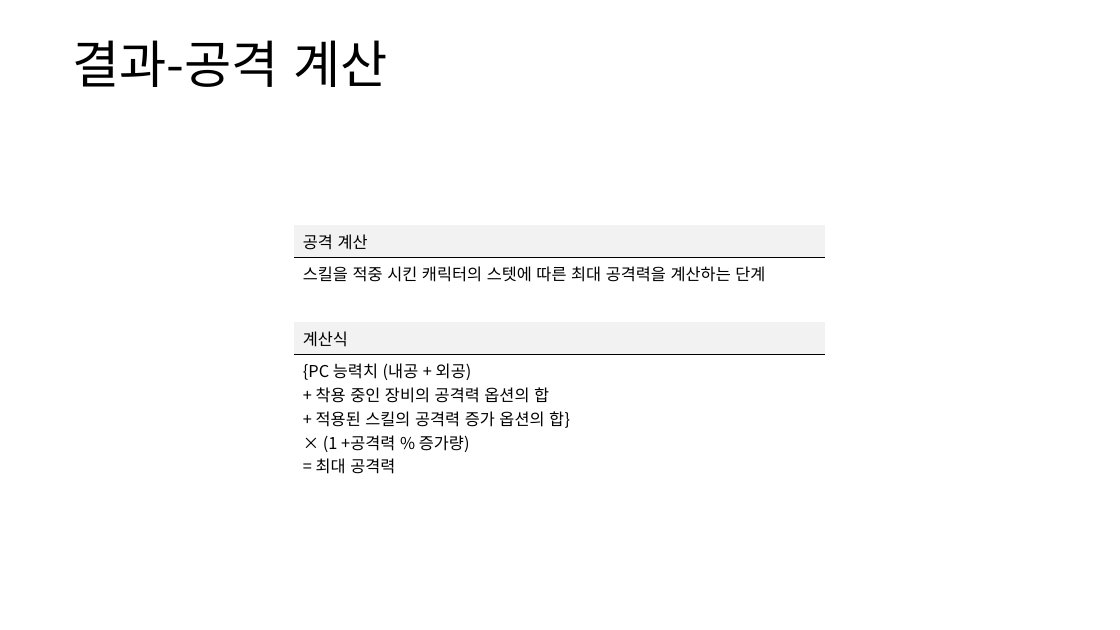
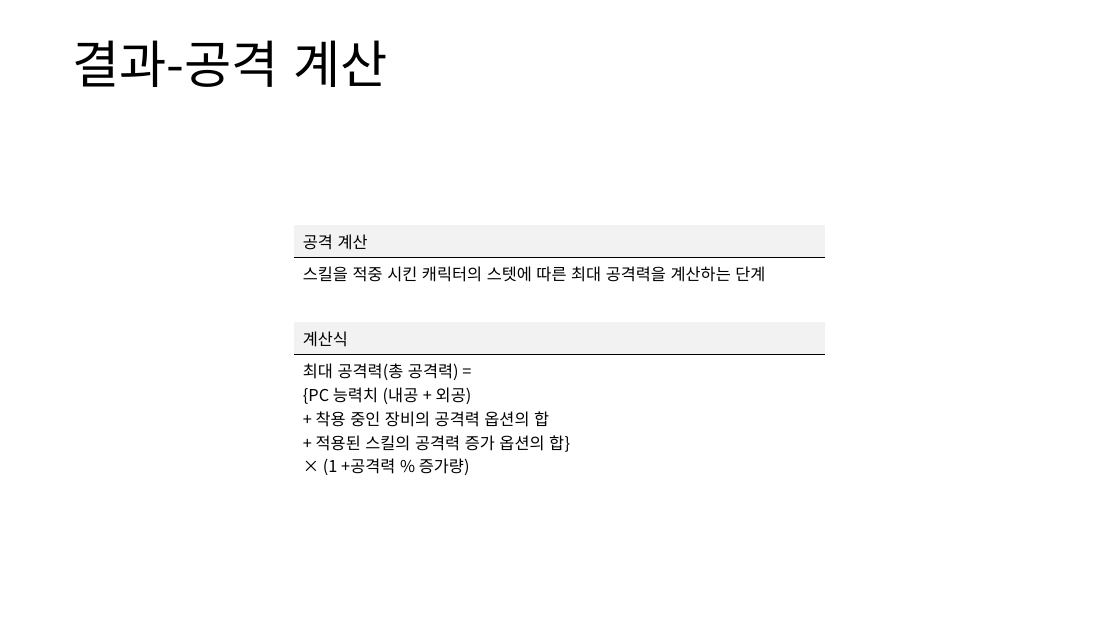
Before and after one commit to yjk0401/unityenginebasic_9th, a slide deck: slide 59 of 기획/방랑엽사전/스킬 시스템 기획서.pptx (slide 57 before the commit). Drawn at 1120x630 pixels with LibreOffice and Linux fonts; fonts in the diff are those of the drawing. Boxes give left, top, right and bottom in pixels: in the first picture for what was removed or moved away, otherwise in the second. Text is boxed around its words. In the diff, an @@ line names an element or a change of style, - is before the commit and + after.

```diff
--- a/기획/방랑엽사전/스킬 시스템 기획서.pptx
+++ b/기획/방랑엽사전/스킬 시스템 기획서.pptx
@@ table at (x1=295, y1=225, x2=826, y2=479) @@
-row 5, column 1: {PC 능력치 (내공 + 외공) / + 착용 중인 장비의 공격력 옵션의 합 / + 적용된 스킬의 공격력 증가 옵션의 합} / × (1 +공격력 % 증가량) / = 최대 공격력
+row 5, column 1: 최대 공격력(총 공격력) = / {PC 능력치 (내공 + 외공) / + 착용 중인 장비의 공격력 옵션의 합 / + 적용된 스킬의 공격력 증가 옵션의 합} / × (1 +공격력 % 증가량)
```
Also in this commit, not shown: 12 other slides changed, 2 slides added, 2 other files.
